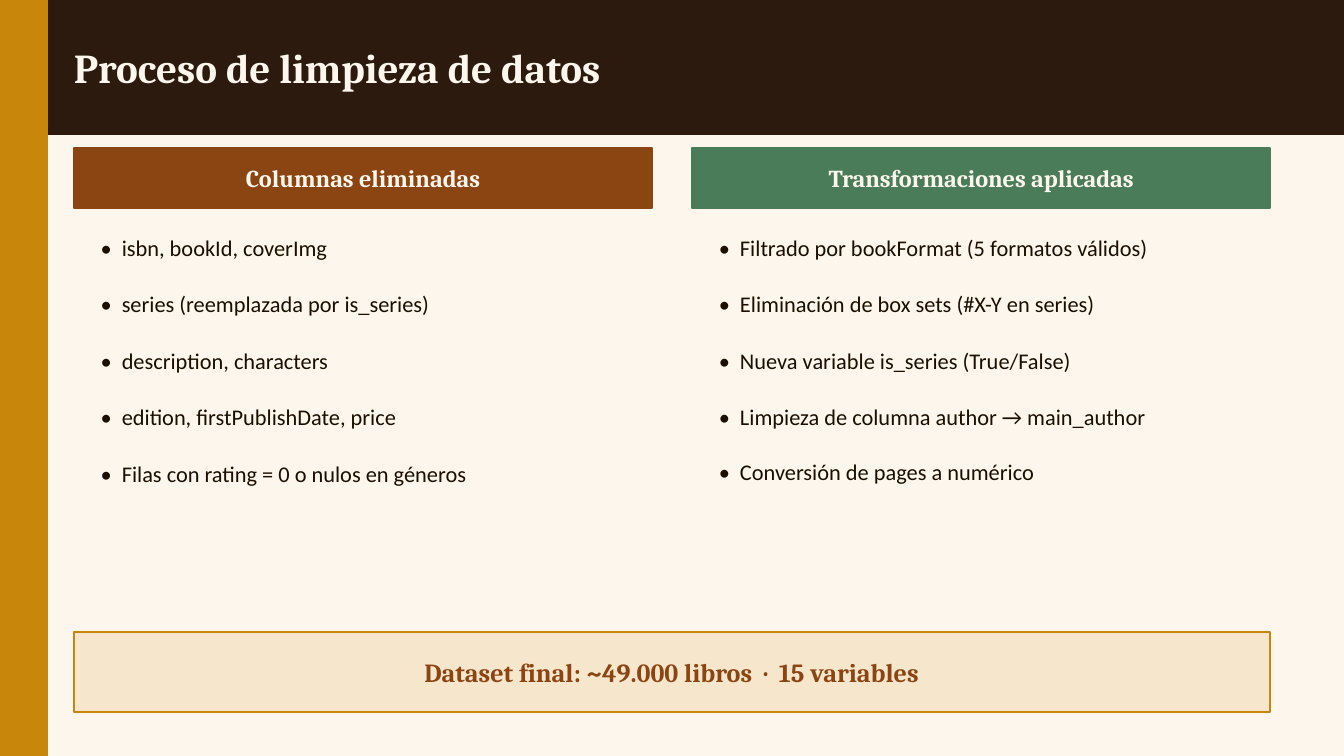
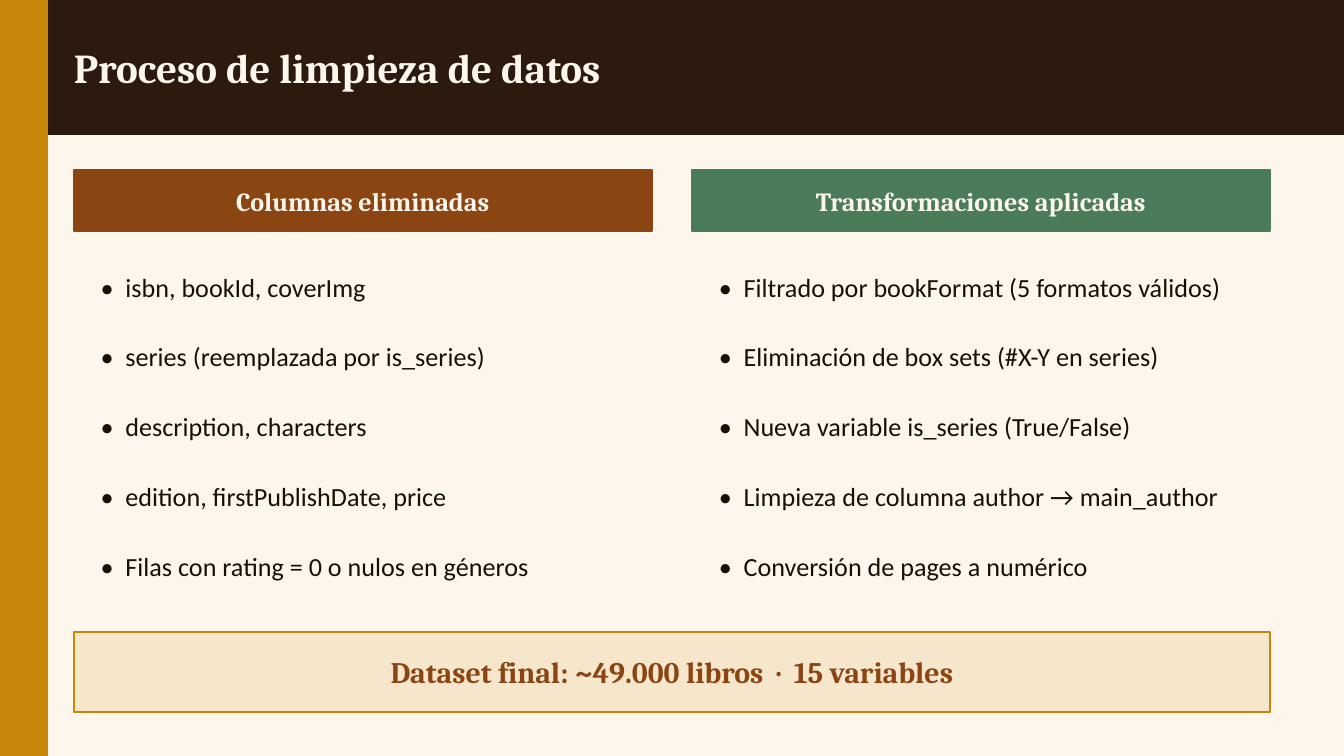
Before and after one commit to fgoiri/EDA-GoodReads-Books, a slide deck: slide 5 of Presentacion/EDA_Goodreads.pptx. Drawn at 1344x756 pixels with LibreOffice and Linux fonts; fonts in the diff are those of the drawing. Boxes give left, top, right and bottom in pixels: in the first picture for what was removed or moved away, otherwise in the second. Text is boxed around its words. In the diff, an @@ line names an element or a change of style, - is before the commit and + after.

```diff
--- a/Presentacion/EDA_Goodreads.pptx
+++ b/Presentacion/EDA_Goodreads.pptx
@@ text "Columnas eliminadas" at [236,193,489,212]: size 13 to 14 pt @@
@@ 2 texts, 2 rectangles: place and size @@
-2 texts, 2 rectangles at [74,148,1270,208]
+2 texts, 2 rectangles at [74,171,1270,231]
@@ text "Transformaciones aplicadas" at [816,192,1146,217]: size 13 to 14 pt @@
@@ text "• isbn, bookId, coverImg": place and size @@
-text "• isbn, bookId, coverImg" at [122,240,327,260]
+text "• isbn, bookId, coverImg" at [125,279,365,302]
@@ text "• Filtrado por bookFormat (5 ...": place and size @@
-text "• Filtrado por bookFormat (5 ..." at [740,240,1147,260]
+text "• Filtrado por bookFormat (5 ..." at [744,278,1220,302]
@@ text "• series (reemplazada por is_series)": place and size @@
-text "• series (reemplazada por is_series)" at [122,296,429,316]
+text "• series (reemplazada por is_series)" at [125,347,485,371]
@@ text "• Eliminación de box sets ...": place and size @@
-text "• Eliminación de box sets ..." at [740,296,1094,315]
+text "• Eliminación de box sets ..." at [744,347,1159,370]
@@ text "• description, characters": place and size @@
-text "• description, characters" at [122,353,328,373]
+text "• description, characters" at [125,418,367,441]
@@ text "• Nueva variable is_series (True/False)": place and size @@
-text "• Nueva variable is_series (True/False)" at [740,353,1071,372]
+text "• Nueva variable is_series (True/False)" at [744,417,1130,440]
@@ size 12 to 14 pt in 10 elements at [125,279,365,302], [744,278,1220,302], [125,347,485,371], [744,347,1159,370], [125,418,367,441], [744,417,1130,440], [125,488,446,511], [744,488,1218,511], [744,558,1087,581], [125,558,529,581] @@
@@ text "• Filas con rating = ...": place and size @@
-text "• Filas con rating = ..." at [122,466,466,486]
+text "• Filas con rating = ..." at [125,558,529,581]
@@ 3 texts: place and size @@
-3 texts at [122,409,1145,484]
+3 texts at [125,488,1218,581]
@@ text "Dataset final: ~49.000 libros · ..." at [391,662,953,683]: size 14 to 16 pt @@
```
Also in this commit, not shown: 6 other slides changed, 4 other files.
